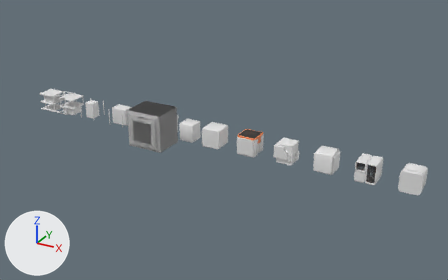
The glTF model packages/client/public/models/facilities.glb: old version first, new version second.
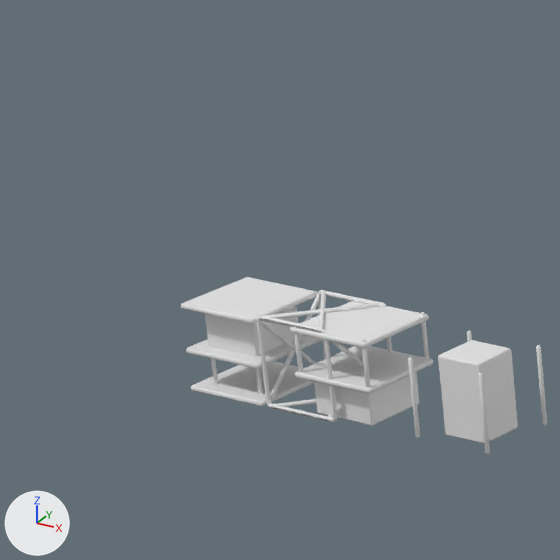
There are two pictures of each version: one whole from a camera (50 mm lens) standing at (12.96, -24.84, 12.53) and looking at (-1.14, 0.78, -0.28), one close up on the part from 2% to 24% of the width and 14% to 50% of the height. Arrows for +X, +Y and +Z are at lower left; the lights stay in place. Vertices at the same position are counted once.

The first close-up shows 'CubaMid.003', 'CubaMid.004', 'CubaMid.005', 'CubaPole.001', 'CubaTop.002', 'CubaTop.003', 'Scaffold.000'.
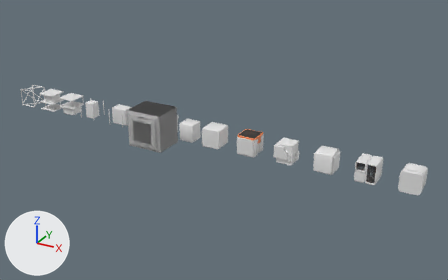
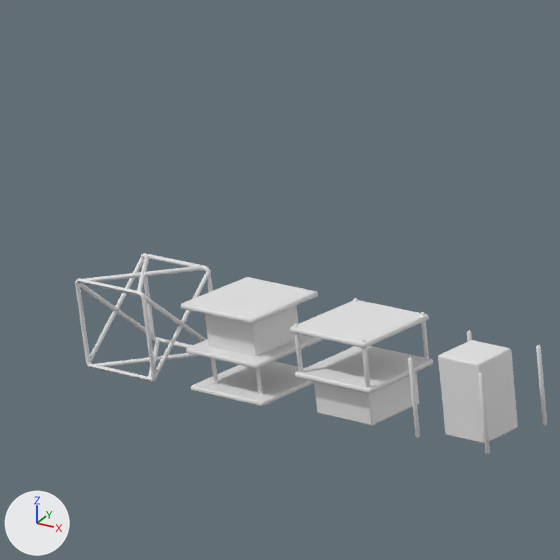
Commit message: style: model tweaks

Patch to the scene script:
```diff
--- a/packages/client/public/models/facilities.glb.py
+++ b/packages/client/public/models/facilities.glb.py
@@ me_cube_024 @@
 # used by ob_scaffold_000; location = (-11.5, 0.5, 0.0)
-me_cube_024.from_pydata(...)  # 576 vertices, 1088 faces; spans x -0.474..0.474, y -0.474..0.476, z -0.509..0.509
+me_cube_024.from_pydata(...)  # 576 vertices, 1088 faces; spans x -0.498..0.497, y -0.5..0.498, z -0.509..0.499
+# me_cube_024 part 1: 576 of 576 vertices moved; they spanned x -0.474..0.474, y -0.474..0.476, z -0.509..0.509 and now span x -0.498..0.497, y -0.5..0.498, z -0.509..0.499; mean shift (0.0, -0.002, -0.005); largest move (-0.459, -0.474, 0.453) -> (-0.483, -0.5, 0.443)
@@ ob_scaffold_000 @@
 ob_scaffold_000 = bpy.data.objects.new('Scaffold.000', me_cube_024)
-ob_scaffold_000.location = (-11.5, 0.5, 0.0)
+ob_scaffold_000.location = (-14.0, 0.5, 0.0)
```

Location of each change, (x1, y1, x2, y2) in pixels of the close-ups (560 x 560 px):
'Scaffold.000', reshaped, moved
    before: (257, 290, 392, 423)
    after: (75, 253, 213, 382)
